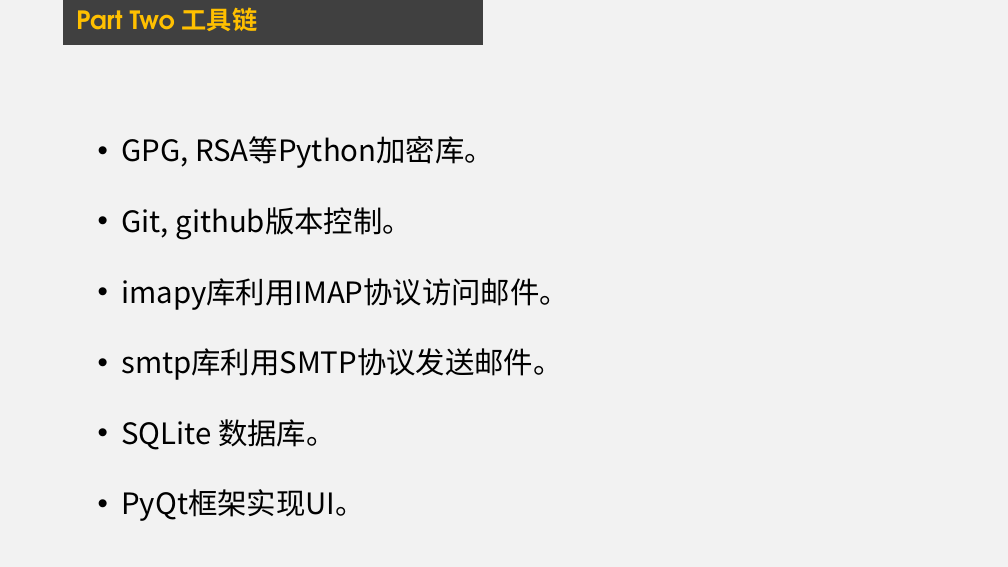
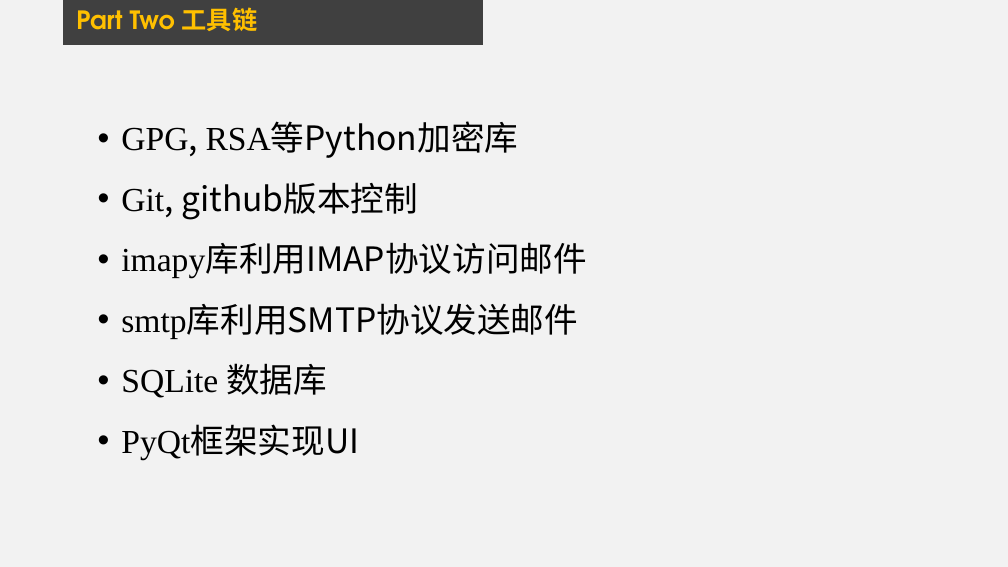
Before and after one commit to liziwl/IM-over-Email, a slide deck: slide 6 of Final presentation.pptx. Drawn at 1008x567 pixels with LibreOffice and Linux fonts; fonts in the diff are those of the drawing. Boxes give left, top, right and bottom in pixels: in the first picture for what was removed or moved away, otherwise in the second. Text is boxed around its words. In the diff, an @@ line names an element or a change of style, - is before the commit and + after.

Commit message:
update ppt

```diff
--- a/Final presentation.pptx
+++ b/Final presentation.pptx
@@ text at (121,124,587,459): text changed; size 28 to 32 pt @@
-• GPG, RSA等Python加密库。
-• Git, github版本控制。
-• imapy库利用IMAP协议访问邮件。
-• smtp库利用SMTP协议发送邮件。
-• SQLite 数据库。
-• PyQt框架实现UI。
+• GPG, RSA等Python加密库
+• Git, github版本控制
+• imapy库利用IMAP协议访问邮件
+• smtp库利用SMTP协议发送邮件
+• SQLite 数据库
+• PyQt框架实现UI
```
Also in this commit, not shown: 2 other slides changed.
